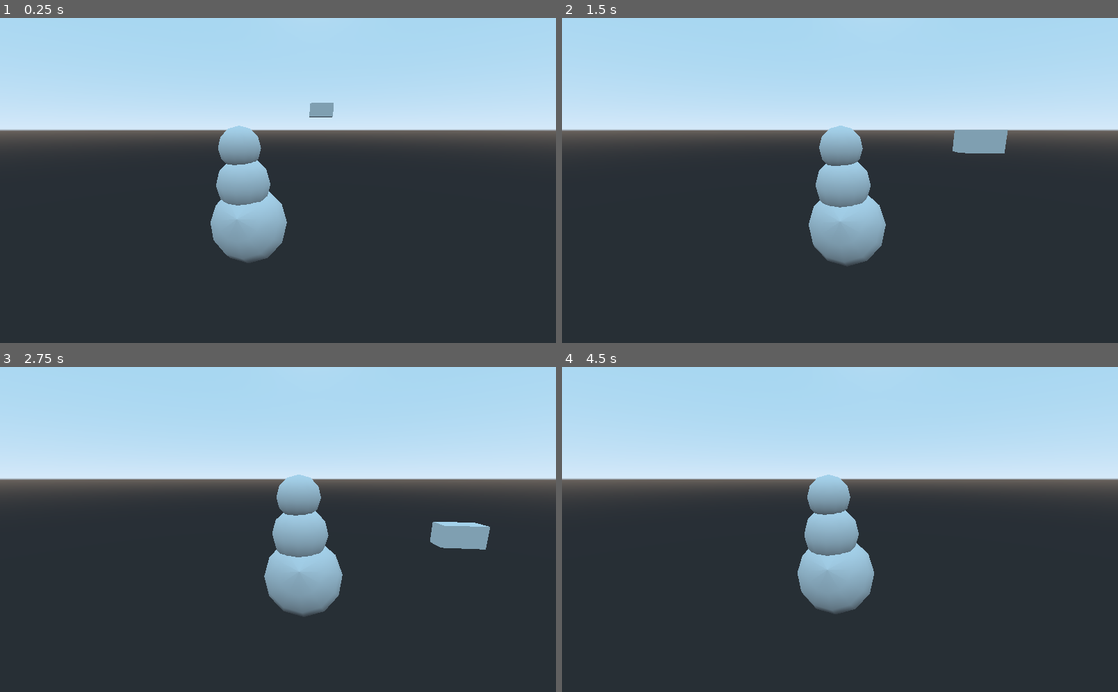
Above: before the commit, frames 1-4 (two rows, left to right).
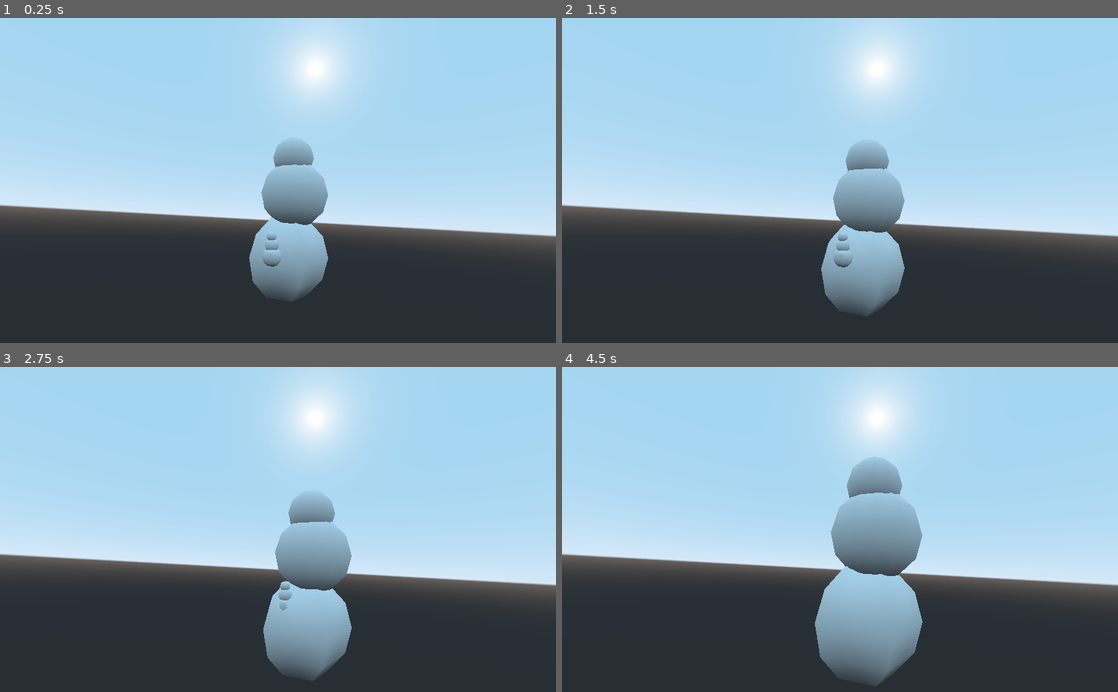
Above: after the commit, the same moments.

Repository: mathieu-bergeron/boules-de-neige
Game: Godot game, scene res://Bonhomme.tscn
Two runs of this game, one before a commit and one after it. Both use one fixed random seed, a clock stepped at 60 frames per second and the inputs below.
Inputs:
- Up to frame 1 (0.25 s): no input
- Up to frame 2 (1.5 s): tap Enter at 0.5 s; hold Right 0.53-1.28 s; tap H at 0.6 s; tap Z at 0.8, 1.35 s; hold Down from 1.28 s (still down)
- Up to frame 3 (2.75 s): tap N at 1.55, 2.1 s; release Down at 2.03 s; hold Right from 2.03 s (still down); tap H at 2.3 s
- Up to frame 4 (4.5 s): release Right at 2.78 s; hold Up 2.78-3.53 s; tap H at 2.85 s; tap Z at 3.05, 3.6 s; hold Left from 3.53 s (still down); tap N at 3.8, 4.35 s

The runs differ from the first frame. In frame 1, 44% of the frame differs, in the area x 0-100%, y 4-87%; in frame 2, 43%; in frame 3, 44%; in frame 4, 46%, in the area x 0-100%, y 4-98%.

Commit message:
Bonhomme de Clémence + script pour bouger le bonhomme

Diff:
--- a/exploration_godot01/Bonhomme.tscn
+++ b/exploration_godot01/Bonhomme.tscn
@@ -1,6 +1,6 @@
-[gd_scene load_steps=6 format=2]
+[gd_scene load_steps=5 format=2]
 
-[ext_resource path="res://CSGBox.gd" type="Script" id=1]
+[ext_resource path="res://Bonhomme02.gd" type="Script" id=1]
 
 [sub_resource type="Animation" id=1]
 resource_name = "Test"
@@ -14,43 +14,58 @@
 tracks/0/enabled = true
 tracks/0/keys = PoolRealArray( 0.1, 1, -8.52784, 3.57341, -0.861054, 0, 0, 0, 1, 1, 1, 1, 1, 1, 1.30067, 3.57341, -0.861054, 0, 0, 0, 1, 1, 1, 1 )
 
-[sub_resource type="CanvasItemMaterial" id=2]
+[sub_resource type="Shader" id=5]
 
-[sub_resource type="Shader" id=3]
-
-[sub_resource type="ShaderMaterial" id=4]
-next_pass = SubResource( 2 )
-shader = SubResource( 3 )
+[sub_resource type="ShaderMaterial" id=6]
+shader = SubResource( 5 )
 
 [node name="UneScene3D" type="Spatial"]
 
 [node name="ClippedCamera" type="ClippedCamera" parent="."]
-transform = Transform( 0.98945, -0.0308429, 0.141553, 0, 0.977075, 0.212894, -0.144874, -0.210648, 0.966767, 13.0814, 16.9674, 16.8286 )
+transform = Transform( 0.98945, -0.0308428, 0.141553, 0.0545543, 0.984476, -0.166827, -0.13421, 0.172789, 0.975772, 24.4539, 23.3012, 116.193 )
+fov = 69.0158
+far = 267.3
 
 [node name="AnimationPlayer" type="AnimationPlayer" parent="."]
-root_node = NodePath("ProximityGroup/CSGSphere2")
+root_node = NodePath("Bonhomme01/Corps")
 autoplay = "Test"
 anims/Test = SubResource( 1 )
 
-[node name="ProximityGroup" type="ProximityGroup" parent="AnimationPlayer"]
-transform = Transform( 1, 0, 0, 0, 1, 0, 0, 0, 1, 0.97634, 3.57341, -0.861054 )
+[node name="Bonhomme01" type="ProximityGroup" parent="AnimationPlayer"]
+transform = Transform( 1, 0, 0, 0, 1, 0, 0, 0, 1, -8.29893, 3.57341, -0.861054 )
 
-[node name="CSGSphere" type="CSGSphere" parent="AnimationPlayer/ProximityGroup"]
+[node name="Pied" type="CSGSphere" parent="AnimationPlayer/Bonhomme01"]
 transform = Transform( 0.996327, -0.040072, 0.0756702, 0.0856256, 0.466273, -0.880487, 0, 0.883733, 0.467991, 12.6552, 0.802839, -11.409 )
 radius = 5.202
 
-[node name="CSGSphere2" type="CSGSphere" parent="AnimationPlayer/ProximityGroup"]
-transform = Transform( 1, 0, 0, 0, 1, 0, 0, 0, 1, 12.234, 6.59793, -10.7094 )
-radius = 3.521
+[node name="Corps" type="CSGSphere" parent="AnimationPlayer/Bonhomme01"]
+transform = Transform( 1, 0, 0, 0, 1, 0, 0, 0, 1, 12.3689, 6.59793, -10.9144 )
+radius = 3.78592
 
-[node name="CSGSphere3" type="CSGSphere" parent="AnimationPlayer/ProximityGroup"]
+[node name="Tete" type="CSGSphere" parent="AnimationPlayer/Bonhomme01"]
 transform = Transform( 1, 0, 0, 0, 1, 0, 0, 0, 1, 11.9903, 11.2362, -10.3876 )
 radius = 2.68
 
-[node name="CSGBox" type="CSGBox" parent="."]
-transform = Transform( 1, 0, 0, 0, 1, 0, 0, 0, 1, 14.2933, 19.9939, -21.8407 )
-use_in_baked_light = true
-generate_lightmap = false
-width = 3.574
-material = SubResource( 4 )
+[node name="Terrain" type="CSGBox" parent="."]
+transform = Transform( 1, 0, 0, 0, 1, 0, 0, 0, 1, 15.9108, 0, -465.542 )
+visible = false
+width = 1000.0
+height = 0.001
+depth = 1000.0
+material = SubResource( 6 )
+
+[node name="Bonhomme02" type="ProximityGroup" parent="."]
 script = ExtResource( 1 )
+
+[node name="Pied" type="CSGSphere" parent="Bonhomme02"]
+transform = Transform( 0.906757, 0, 0.421653, 0, 1, 0, -0.421653, 0, 0.906757, 9.59867, 1.19785, -41.4054 )
+radius = 26.974
+radial_segments = 5
+
+[node name="Corps" type="CSGSphere" parent="Bonhomme02"]
+transform = Transform( 1, 0, 0, 0, 1, 0, 0, 0, 1, 13.2511, 41.1363, -37.8662 )
+radius = 21.876
+
+[node name="Tete" type="CSGSphere" parent="Bonhomme02"]
+transform = Transform( 1, 0, 0, 0, 1, 0, 0, 0, 1, 11.8837, 64.6946, -35.2238 )
+radius = 13.5
--- /dev/null
+++ b/exploration_godot01/Bonhomme02.gd
@@ -0,0 +1,31 @@
+extends ProximityGroup
+
+
+# Declare member variables here. Examples:
+# var a = 2
+# var b = "text"
+
+
+# Called when the node enters the scene tree for the first time.
+func _ready():
+	pass # Replace with function body.
+
+
+func _input(event):
+	if event is InputEventKey:
+		if event.scancode == KEY_LEFT:
+			self.translate(Vector3(-4,0,0))
+		elif event.scancode == KEY_RIGHT:
+			self.translate(Vector3(4,0,0))
+		elif event.scancode == KEY_UP:
+			self.translate(Vector3(0,4,0))
+		elif event.scancode == KEY_DOWN:
+			self.translate(Vector3(0,-4,0))
+		elif event.scancode == KEY_A or event.scancode == KEY_H:
+			self.translate(Vector3(0,0,-4))
+		elif event.scancode == KEY_Z or event.scancode == KEY_N:
+			self.translate(Vector3(0,0,4))
+
+# Called every frame. 'delta' is the elapsed time since the previous frame.
+#func _process(delta):
+#	pass
